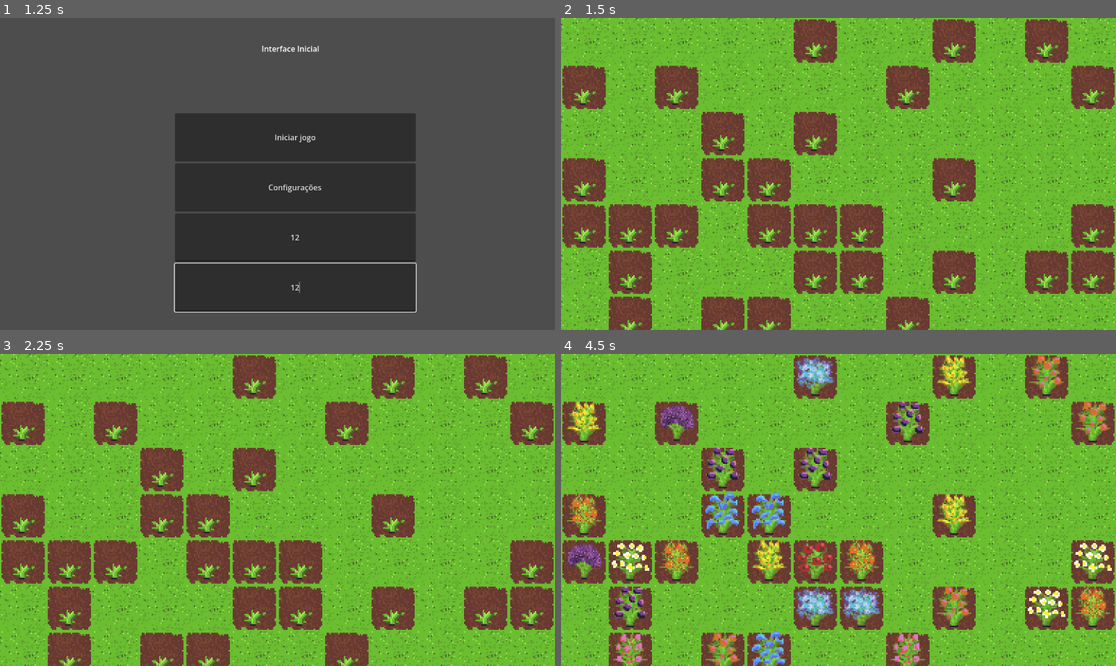
Above: before the commit, frames 1-4 (two rows, left to right).
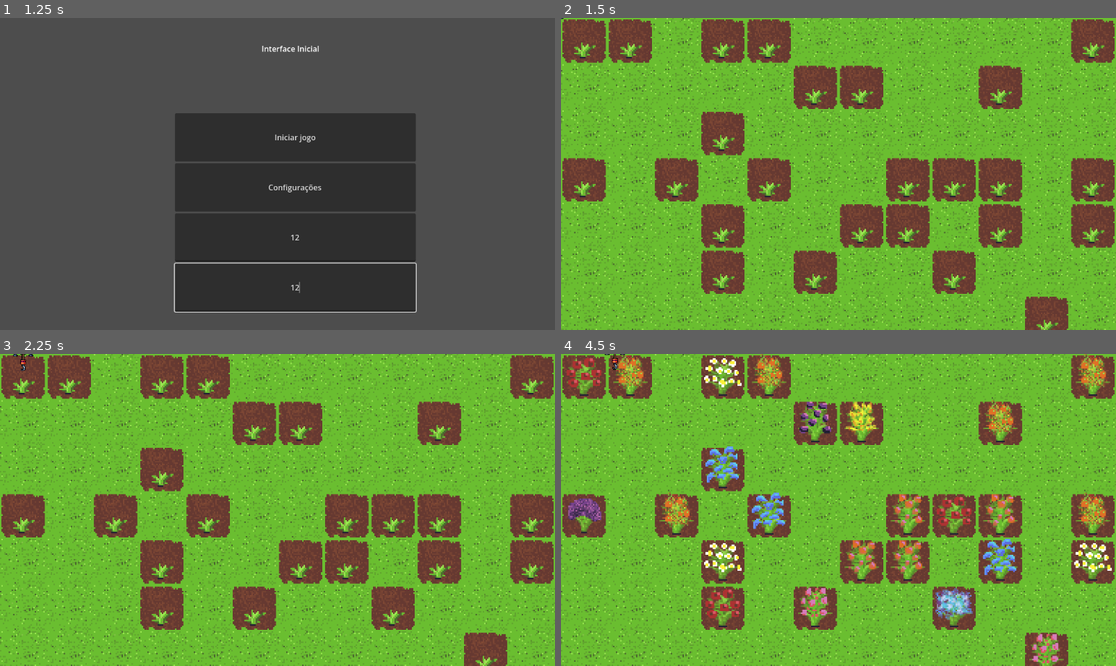
Above: after the commit, the same moments.

Repository: GameLab-UERJ/Monitoria-Estruturas-Algoritmos
Game: Godot game, scene res://control.tscn
Two runs of this game, one before a commit and one after it. Both use one fixed random seed, a clock stepped at 60 frames per second and the inputs below.
Inputs (mouse positions are in pixels of both pictures, inside the frame that each line leads up to):
- Up to frame 1 (1.25 s): click (294, 236) at 0.52 s; type "12" at 0.6 s; click (294, 286) at 0.75 s; type "12" at 0.83 s
- Up to frame 2 (1.5 s): click "Iniciar jogo" at 1.25 s
- Up to frame 3 (2.25 s): tap Enter at 2 s; hold Right (ui_right) from 2.03 s (still down)
- Up to frame 4 (4.5 s): tap Space at 2.75 s; release Right (ui_right) at 2.78 s; hold Down (ui_down) 2.78-3.53 s; hold Right (ui_right) 3.53-4.28 s; hold Up (ui_up) from 4.28 s (still down)

Frame 1 is identical in both runs. In frame 2, 39% of the frame differs, in the area x 0-100%, y 0-100%; in frame 3, 39%; in frame 4, 41%.

Commit message:
Integrei as funcionalidades de movimentação do player no meu tile map

Diff:
--- a/cenas/cena_inical_do_jogo.tscn
+++ b/cenas/cena_inical_do_jogo.tscn
@@ -2,16 +2,22 @@
 
 [ext_resource type="TileSet" uid="uid://blgil7r7q0b6q" path="res://Imagens/texturas-chao.tres" id="1_lbr3u"]
 [ext_resource type="Script" uid="uid://b2ur6olh40cr6" path="res://cenas/tile_map_layer.gd" id="2_ilbva"]
+[ext_resource type="PackedScene" uid="uid://bak0ffhbmmxm7" path="res://scenes/player.tscn" id="3_ilbva"]
 [ext_resource type="Script" uid="uid://coplpd7rldiyi" path="res://cenas/timer.gd" id="3_ucqhn"]
 
-[node name="TileMapLayer" type="TileMapLayer" unique_id=1827566320]
+[node name="Node2D" type="Node2D" unique_id=1904403614]
+
+[node name="TileMapLayer" type="TileMapLayer" parent="." unique_id=1827566320]
 scale = Vector2(3, 3)
 tile_set = ExtResource("1_lbr3u")
 rendering_quadrant_size = 32
 script = ExtResource("2_ilbva")
 
+[node name="Player" parent="." unique_id=1531125137 instance=ExtResource("3_ilbva")]
+scale = Vector2(3, 3)
+
 [node name="Timer" type="Timer" parent="." unique_id=283884369]
 autostart = true
 script = ExtResource("3_ucqhn")
 
-[connection signal="timeout" from="Timer" to="." method="_on_timer_timeout"]
+[connection signal="timeout" from="Timer" to="TileMapLayer" method="_on_timer_timeout"]
--- a/cenas/tile_map_layer.gd
+++ b/cenas/tile_map_layer.gd
@@ -4,26 +4,24 @@
 @export var linhas_custom: int = 4
 @export var colunas_custom: int = 4
 
+# Aponte para o timer que agora está no mesmo nível que o TileMap
+@onready var timer = get_parent().get_node("Timer")
+
 var dados_plantas = {}
 
 func _ready() -> void:
+    # Mantenha o scale se precisar, mas lembre-se que o Player não deve estar dentro
+    # do TileMapLayer para não ser afetado por esse scale
     self.scale = Vector2(3, 3)
 
-
-    var timer_node = get_node_or_null("Timer")
-
-    if timer_node:
-
-        if not timer_node.timeout.is_connected(_on_timer_timeout):
-            timer_node.timeout.connect(_on_timer_timeout)
-
-    else:
-       pass
+    if timer:
+        if not timer.timeout.is_connected(_on_timer_timeout):
+            timer.timeout.connect(_on_timer_timeout)
 
     gerar_grid()
 
 func gerar_grid():
-    print("Gerando grid de ", colunas_custom, "x", linhas_custom)
+
     for x in range(colunas_custom):
         for y in range(linhas_custom):
             var pos = Vector2i(x, y)
@@ -33,12 +31,12 @@
 
                 set_cell(pos, 0, Vector2i(2, 1))
                 dados_plantas[pos] = {"status": "broto", "segundos": 0}
-                print("Desenhando BROTO em: ", pos)
+
             else:
 
                 set_cell(pos, 0, Vector2i(0, 0))
                 dados_plantas[pos] = {"status": "terra", "segundos": 0}
-                print("Desenhando TERRA em: ", pos)
+
 
 func processar_crescimento():
 
--- a/project.godot
+++ b/project.godot
@@ -10,10 +10,8 @@
 
 [application]
 
-
 config/name="Projeto do jogo da manotoria"
 run/main_scene="uid://b5su0docfg3lv"
-
 config/features=PackedStringArray("4.6", "Forward Plus")
 config/icon="res://icon.svg"
 
@@ -23,7 +21,5 @@
 
 [rendering]
 
-
 textures/canvas_textures/default_texture_filter=0
-
 rendering_device/driver.windows="d3d12"
--- a/scripts/iniciar_jogo.gd
+++ b/scripts/iniciar_jogo.gd
@@ -1,38 +1,38 @@
 extends Button
 
 
-# Called when the node enters the scene tree for the first time.
+
 func _ready() -> void:
-	pass
+    pass
 
 
-# Called every frame. 'delta' is the elapsed time since the previous frame.
+
 func _process(delta: float) -> void:
-	pass
+    pass
 
 
 func _on_button_pressed():
-	var cena_do_jogo = load("res://cenas/cena_inical_do_jogo.tscn").instantiate()
-
-	var l = int(%linhas.text)
-	var c = int(%colunas.text)
+    var cena_do_jogo = load("res://cenas/cena_inical_do_jogo.tscn").instantiate()
 
 
+    var mapa = cena_do_jogo.get_node("TileMapLayer")
 
-	cena_do_jogo.linhas_custom = l if l > 0 else 4
-	cena_do_jogo.colunas_custom = c if c > 0 else 4
+    var l = int(%linhas.text)
+    var c = int(%colunas.text)
 
+    mapa.linhas_custom = l if l > 0 else 4
+    mapa.colunas_custom = c if c > 0 else 4
 
-	get_tree().root.add_child(cena_do_jogo)
-	get_tree().current_scene.queue_free()
-	get_tree().current_scene = cena_do_jogo
+    get_tree().root.add_child(cena_do_jogo)
+    get_tree().current_scene.queue_free()
+    get_tree().current_scene = cena_do_jogo
 
 
 
 
 func _on_pressed() -> void:
-	_on_button_pressed()
+    _on_button_pressed()
 
 
 func _on_colunas_text_changed(new_text: String) -> void:
-	pass # Replace with function body.
+    pass
--- a/scripts/player.gd
+++ b/scripts/player.gd
@@ -1,7 +1,7 @@
 extends CharacterBody2D
 
 @onready var ray = $RayCast2D
-var tile_size = 16
+var tile_size = 32
 var grid_position: Vector2
 var is_moving: bool = false
 
